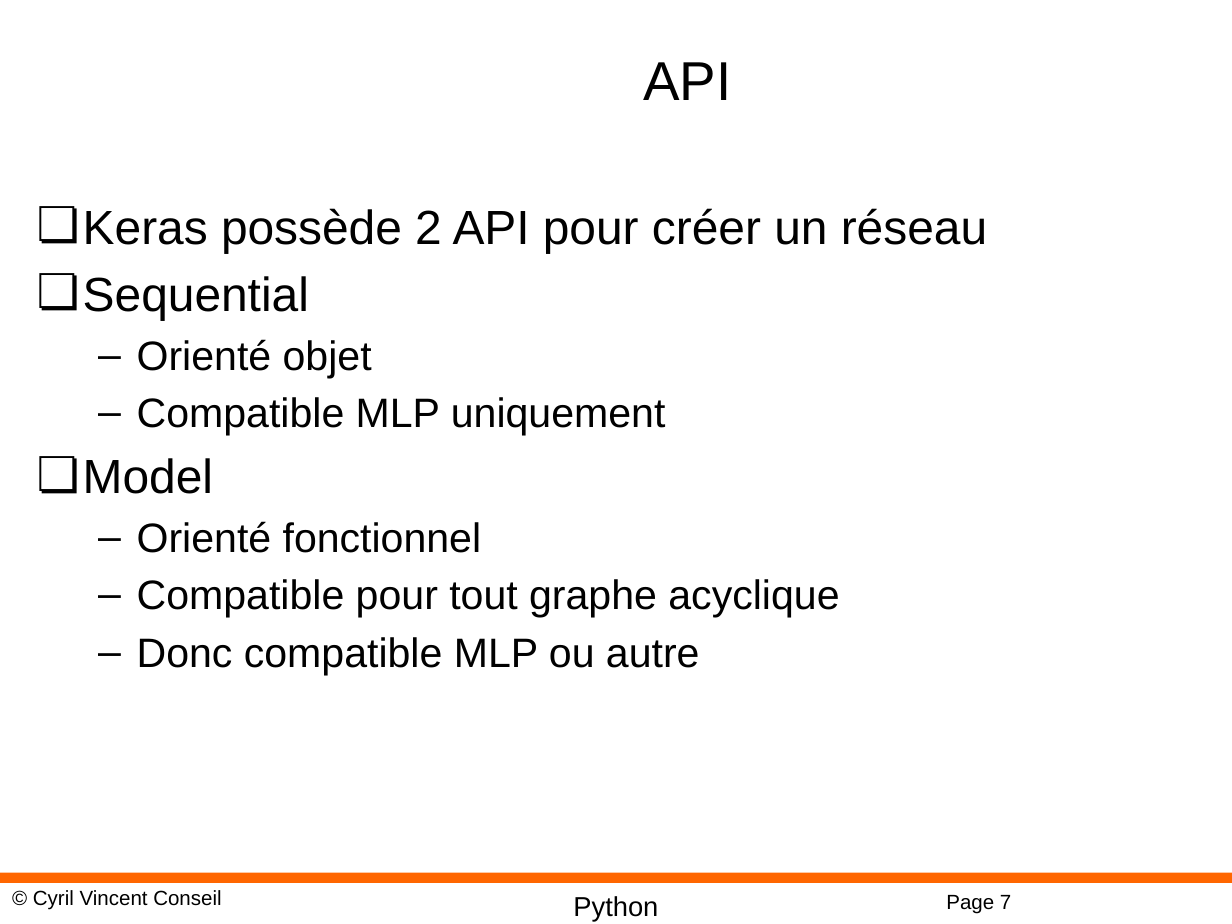
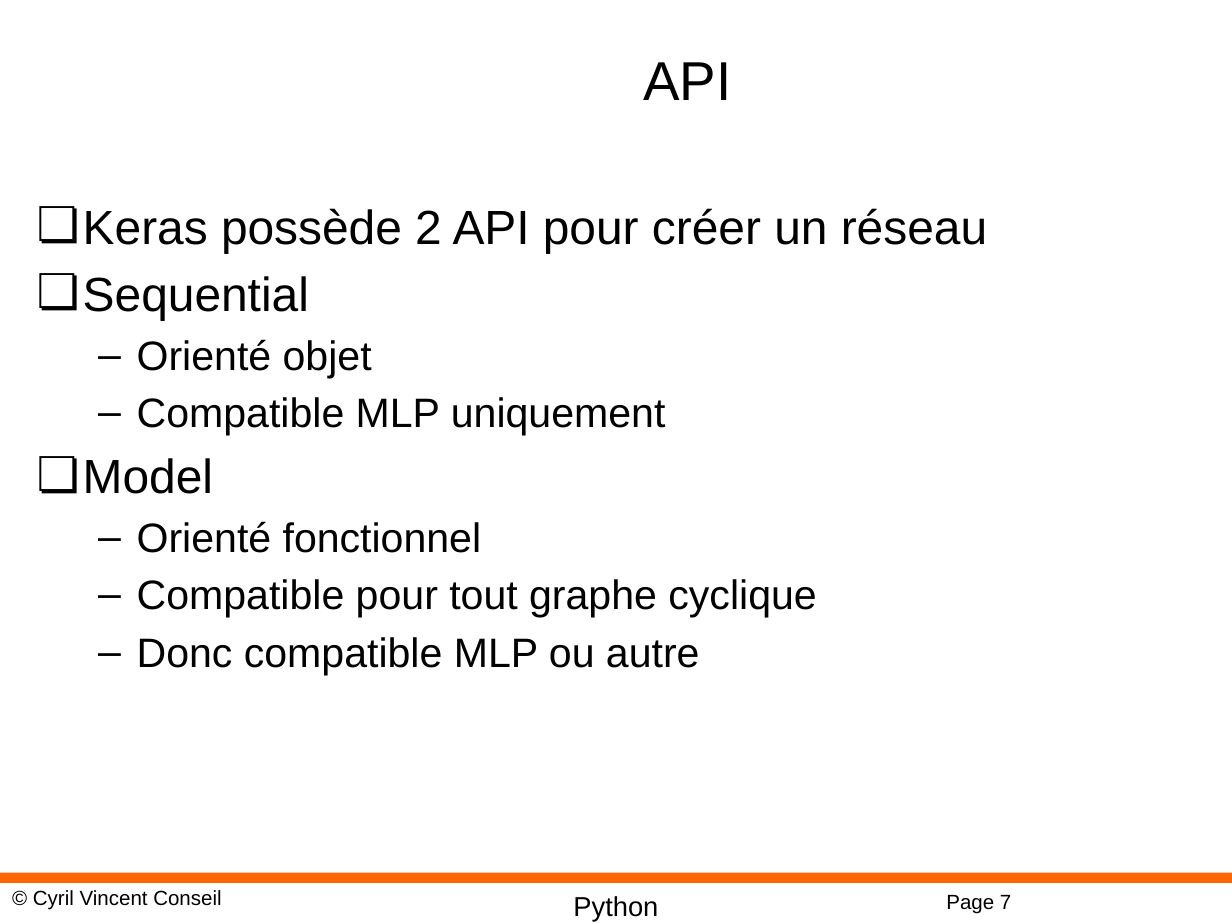
Before and after one commit to cyrilvincent/ML, a slide deck: slide 7 of PPT/DeepLearning09-Keras.pptx. Drawn at 1232x924 pixels with LibreOffice and Linux fonts; fonts in the diff are those of the drawing; background and template pictures are left out. Boxes give left, top, right and bottom in pixels: in the first picture for what was removed or moved away, otherwise in the second. Text is boxed around its words. In the diff, an @@ line names an element or a change of style, - is before the commit and + after.

```diff
--- a/PPT/DeepLearning09-Keras.pptx
+++ b/PPT/DeepLearning09-Keras.pptx
@@ text at bbox=[137, 579, 816, 618]: text changed @@
-  – Compatible pour tout graphe acyclique
+  – Compatible pour tout graphe cyclique
```
Also in this commit, not shown: 9 other files.
